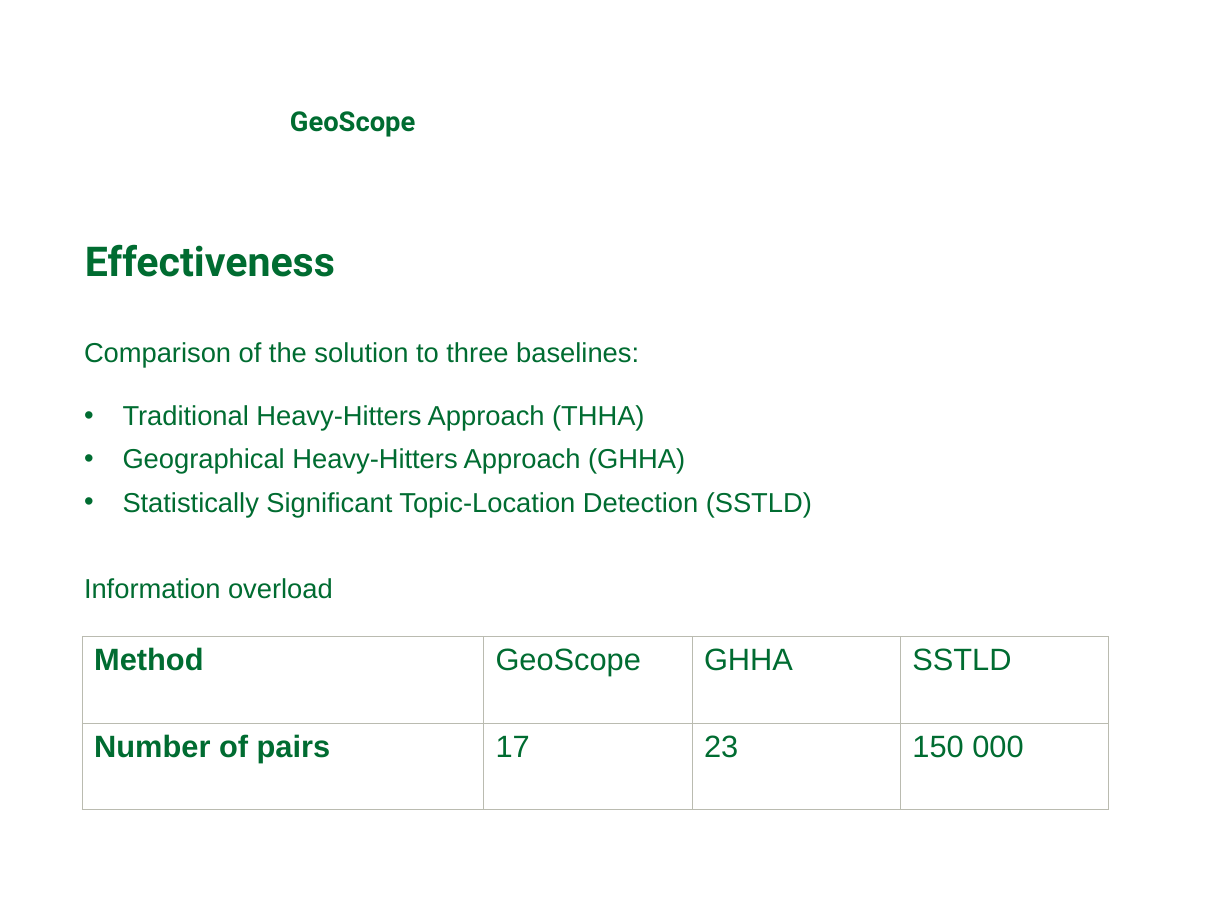
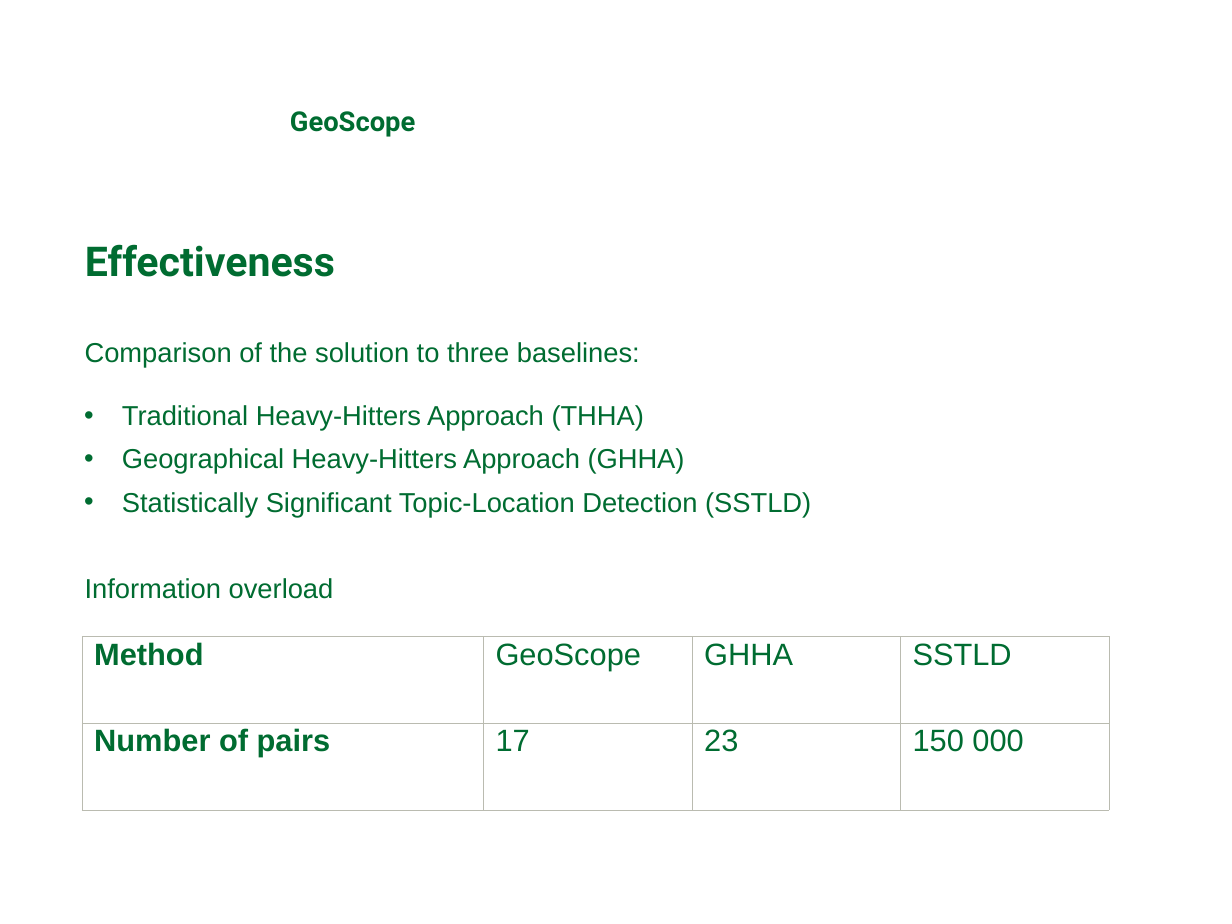
Before and after one commit to michaelprummer/datascience, a slide deck: slide 10 of GeoScope/DataScience1.ppt (slide 12 before the commit). Drawn at 1232x924 pixels with LibreOffice and Linux fonts; fonts in the diff are those of the drawing; background and template pictures are left out. Boxes give left, top, right and bottom in pixels: in the first picture for what was removed or moved away, otherwise in the second. Text is boxed around its words. In the diff, an @@ line names an element or a change of style, - is before the commit and + after.

```diff
--- a/GeoScope/DataScience1.ppt
+++ b/GeoScope/DataScience1.ppt
@@ table at (83,637,1109,811) @@
@@ line spacing 1 to 0.81 @@
```
Also in this commit, not shown: 6 other slides changed, 2 slides removed.
